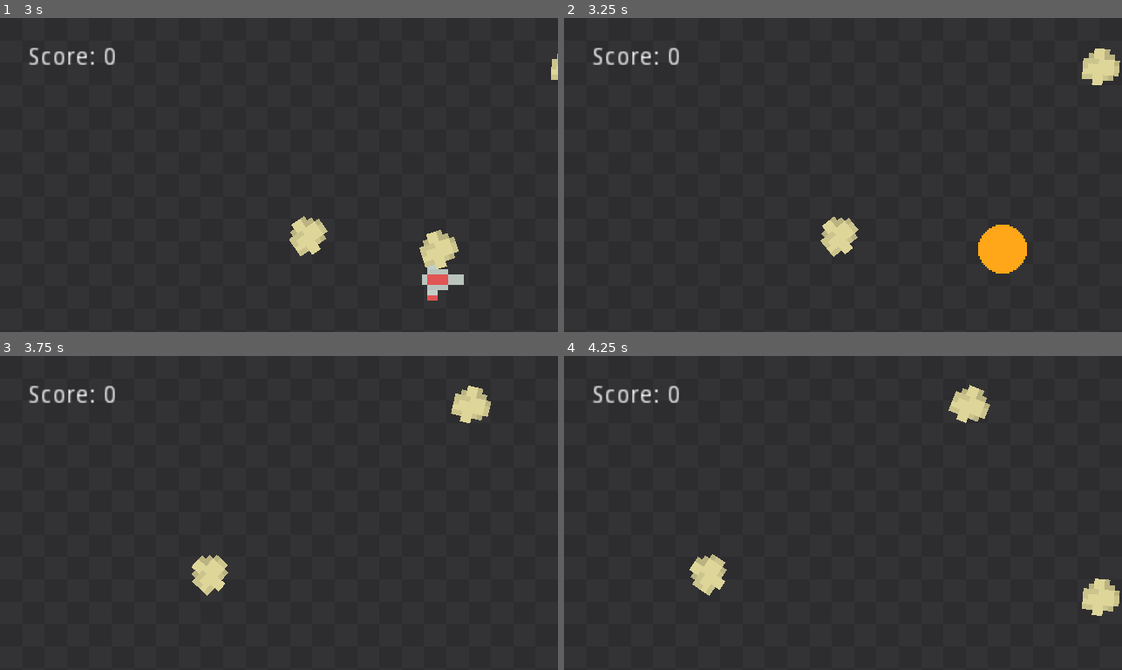
Above: before the commit, frames 1-4 (two rows, left to right).
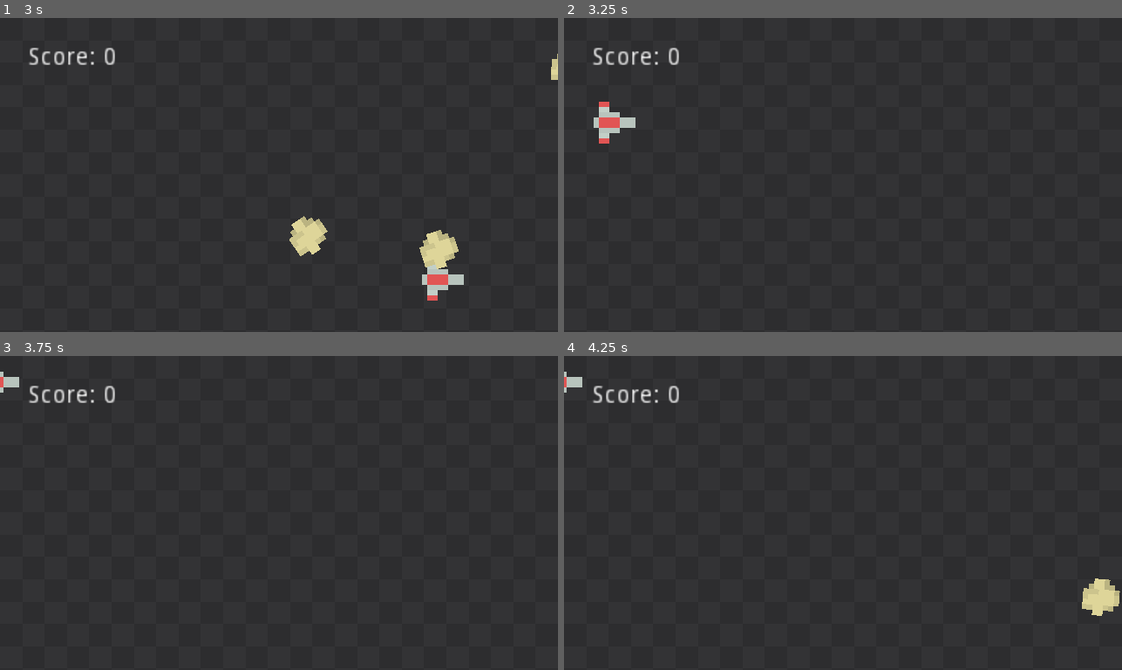
Above: after the commit, the same moments.

Repository: wendelloliiver/destroy-meteors
Game: Godot game, scene res://src/scenes/Stage.tscn
The game is run twice, just before and just after one commit, with the same random seed, the same clock (stepped at 60 frames per second) and the same inputs.
Inputs:
- Up to frame 1 (3 s): tap Enter at 0.5 s; hold Right (ui_right) 0.53-1.28 s; hold Down (ui_down) 1.28-2.03 s; hold Right (ui_right) 2.03-2.78 s; hold Up (ui_up) from 2.78 s (still down)
- Up to frame 2 (3.25 s): keep holding Up (ui_up)
- Up to frame 3 (3.75 s): release Up (ui_up) at 3.53 s; hold Left (ui_left) from 3.53 s (still down)
- Up to frame 4 (4.25 s): keep holding Left (ui_left)

Frame 1 is identical in both runs. In frame 2, 2.7% of the frame differs, in the area x 5-100%, y 9-82%; in frame 3, 1.3%; in frame 4, 1.3%.

Commit message:
Update gameplay
Finalizando um projeto bem simples.

Diff:
--- /dev/null
+++ b/game/Global.gd
@@ -0,0 +1,3 @@
+extends Node
+
+var score: int = 0
--- a/game/project.godot
+++ b/game/project.godot
@@ -10,7 +10,6 @@
 
 _global_script_classes=[  ]
 _global_script_class_icons={
-
 }
 
 [application]
@@ -18,6 +17,10 @@
 config/name="Destroy Meteors"
 run/main_scene="res://src/scenes/Stage.tscn"
 config/icon="res://icon.png"
+
+[autoload]
+
+Global="*res://Global.gd"
 
 [display]
 
--- a/game/src/scenes/Player.tscn
+++ b/game/src/scenes/Player.tscn
@@ -25,5 +25,6 @@
 
 [node name="PositionShot" type="Position2D" parent="."]
 position = Vector2( 15, 0 )
+
 [connection signal="area_entered" from="." to="." method="_on_player_area_entered"]
 [connection signal="timeout" from="ReloadTimer" to="." method="_on_reload_timeout"]
--- a/game/src/scenes/Stage.tscn
+++ b/game/src/scenes/Stage.tscn
@@ -73,5 +73,6 @@
 
 [node name="Player" parent="." instance=ExtResource( 2 )]
 position = Vector2( 30.7244, 97.4706 )
+
 [connection signal="timeout" from="SpawnTimer" to="." method="_on_spawn_timer_timeout"]
 [connection signal="destroyed" from="Player" to="." method="_on_player_destroyed"]
--- a/game/src/scripts/Asteroid.gd
+++ b/game/src/scripts/Asteroid.gd
@@ -38,3 +38,5 @@
 
 			explosion_instance.position = position
 			stage_node.add_child(explosion_instance)
+
+			Global.score += 1
--- a/game/src/scripts/Player.gd
+++ b/game/src/scripts/Player.gd
@@ -61,4 +61,6 @@
 
 func _on_player_area_entered(area: Area2D) -> void:
 	if area.is_in_group("asteroid"):
-		queue_free()
+		get_tree().reload_current_scene()
+		Global.score = 0
+		# queue_free()
--- a/game/src/scripts/Stage.gd
+++ b/game/src/scripts/Stage.gd
@@ -7,8 +7,6 @@
 var screen_width
 var screen_height
 
-var score = 0
-
 func _ready() -> void:
 	screen_width = get_viewport_rect().size.x
 	screen_height = get_viewport_rect().size.y
@@ -16,6 +14,8 @@
 func _process(delta: float) -> void:
 	if Input.is_action_pressed("ui_enter") and is_game_over:
 		get_tree().reload_current_scene()
+
+	_on_player_score()
 
 func _on_player_destroyed() -> void:
 	$CanvasLayer/UI/Ready.visible = true
@@ -27,5 +27,4 @@
 	add_child(asteroid_instance)
 
 func _on_player_score() -> void:
-	score += 1
-	$CanvasLayer/UI/Score.text = "Score: " + str(score)
+	$CanvasLayer/UI/Score.text = "Score: " + str(Global.score)
